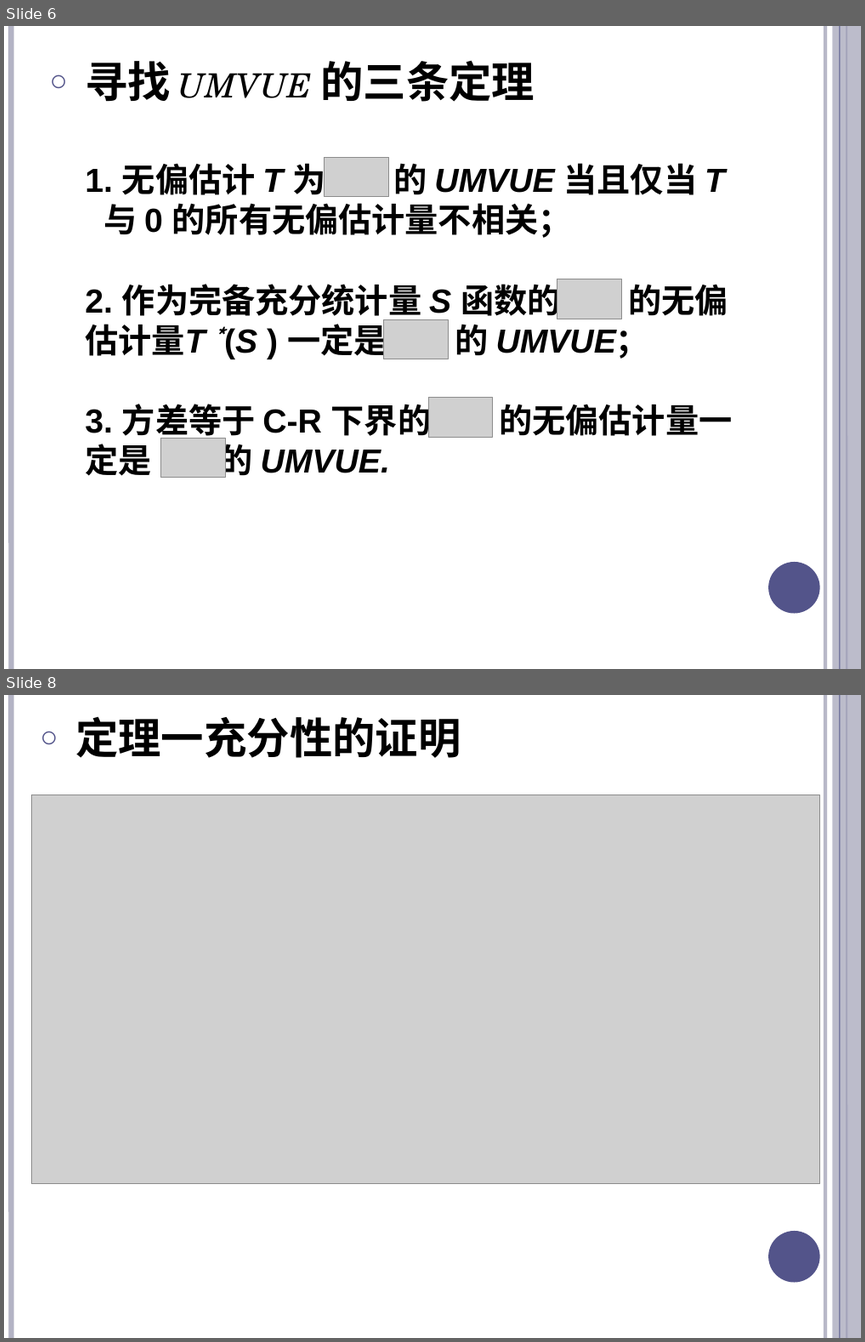
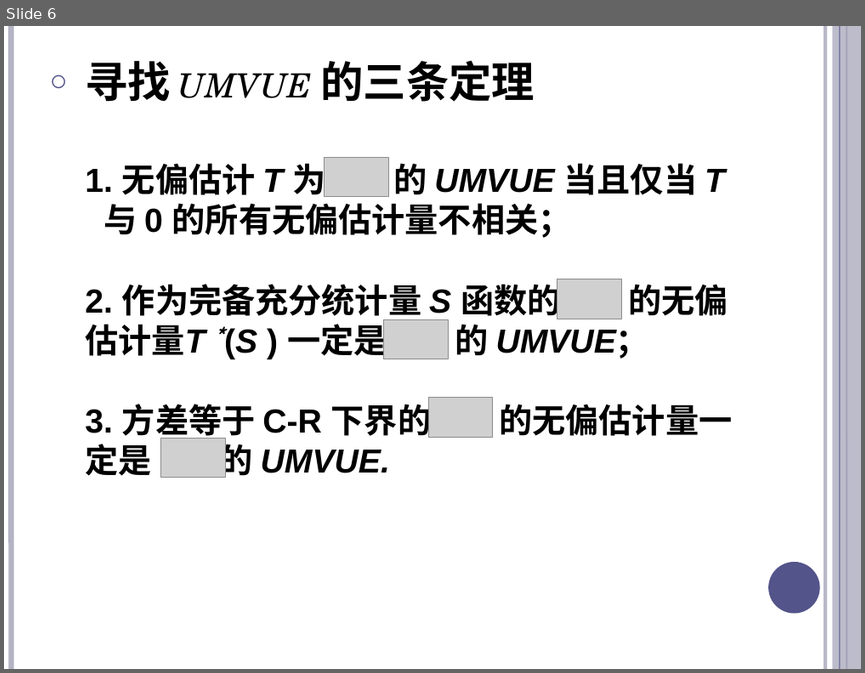
Before and after one commit to tiny-boat/tiny-boat.github.io, a slide deck: drafts/寻找 UMVUE.pptx. Shown one above the other, each under a label of ours: slides 6 and 8 before the commit, slide 6 after it; the slides between them are not shown. The pictures are 865x1342 and 865x673 pixels, drawn with LibreOffice and Linux fonts; fonts in the diff are those of the drawing; grey boxes stand for pictures; background and template pictures are left out. Boxes give left, top, right and bottom in pixels: in the first picture for what was removed or moved away, otherwise in the second. Text is boxed around its words. In the diff, an @@ line names an element or a change of style, - is before the commit and + after.

```diff
--- a/drafts/寻找 UMVUE.pptx
+++ b/drafts/寻找 UMVUE.pptx
@@ slide 8 removed at <box>4,695,861,1338</box>, background #FFFFFF; not listed: 6 template elements that a slide beside it also shows @@
@@ text removed at <box>75,716,461,758</box> @@
-○ 定理一充分性的证明
@@ picture removed at <box>31,795,820,1184</box> @@
```
Also in this commit, not shown: 1 slide changed, 31 other slides removed, 2 other files.
